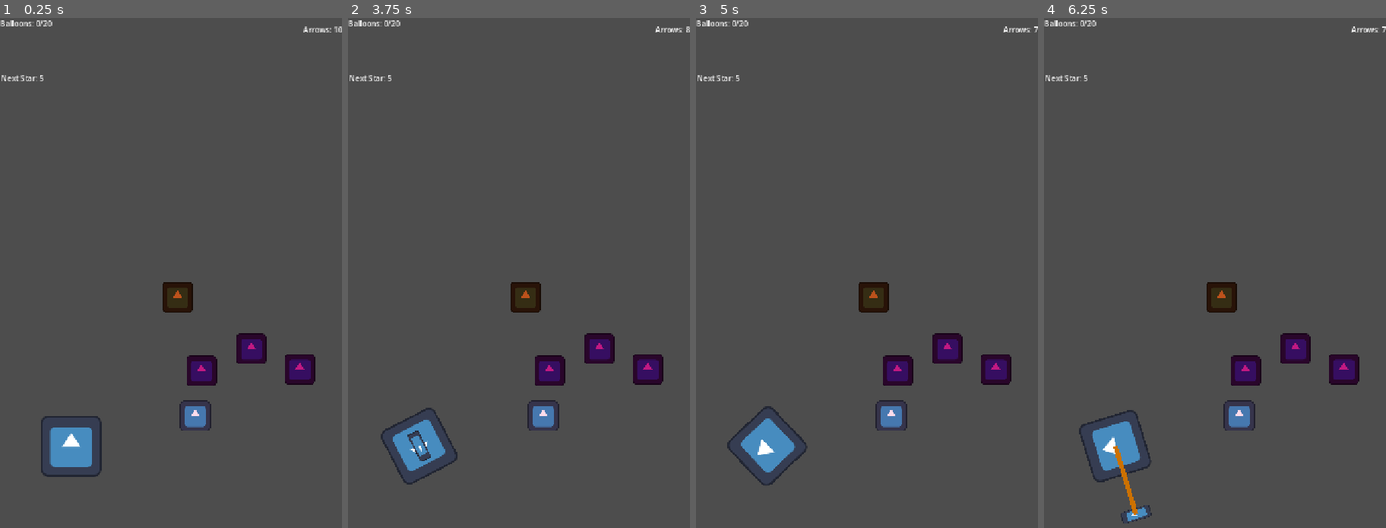
Above: before the commit, frames 1-4 (left to right).
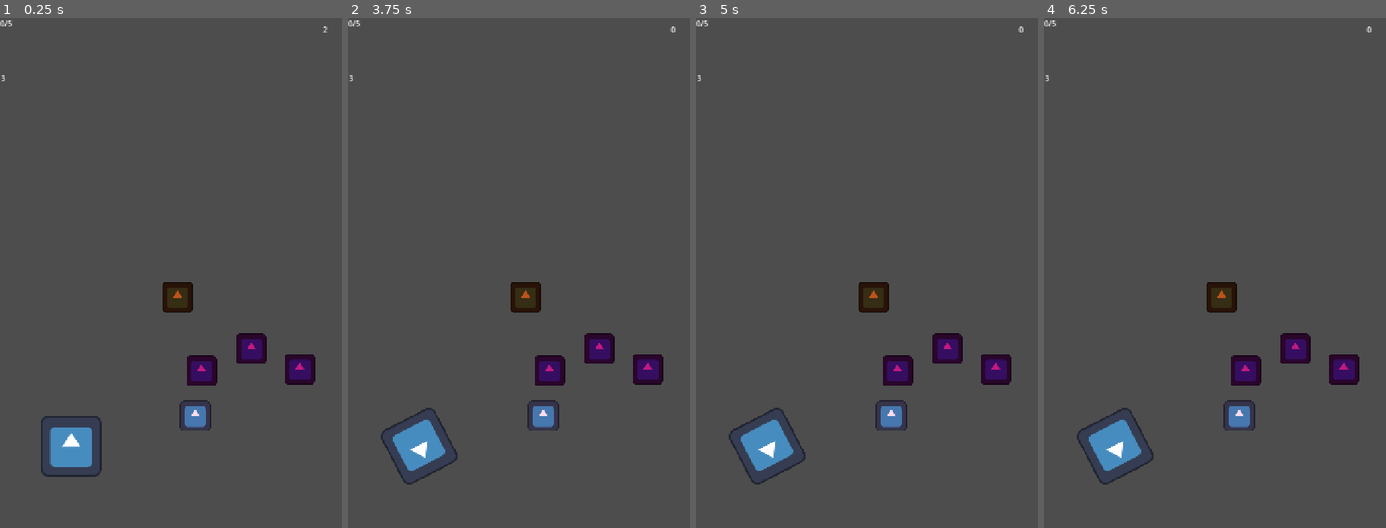
Above: after the commit, the same moments.

Repository: rizayuksel/pop-a-pop
Game: Godot game, scene res://scenes/level_1.tscn
Two runs of this game, one before a commit and one after it. Both use one fixed random seed, a clock stepped at 60 frames per second and the inputs below. Before the commit the project starts from res://scenes/main.tscn. The engine's default icon, where the game draws it, is replaced by a stand-in: a white triangle on a blue panel in a dark square.
Inputs (mouse positions are in pixels of both pictures, inside the frame that each line leads up to):
- Up to frame 1 (0.25 s): no input
- Up to frame 2 (3.75 s): tap Enter at 0.5, 2.75 s; move the mouse to (594, 293) at 0.52 s; click (594, 293) at 0.67 s; tap Space at 1.25 s; drag from (450, 354) to (597, 349) at 1.27 s; move the mouse to (553, 186) at 2.02 s; click (553, 186) at 2.17 s; drag from (501, 446) to (648, 369) at 2.77 s; move the mouse to (621, 415) at 3.52 s; click (621, 415) at 3.67 s
- Up to frame 3 (5 s): tap Space at 4.25 s; drag from (764, 232) to (897, 369) at 4.27 s
- Up to frame 4 (6.25 s): move the mouse to (1232, 324) at 5.02 s; click (1232, 324) at 5.17 s; tap Enter at 5.75 s; drag from (1163, 171) to (1238, 415) at 5.77 s

The runs differ from the first frame. In frame 1, 0.3% of the frame differs, in the area x 0-100%, y 0-13%; in frame 2, 0.4%; in frame 3, 1.0%; in frame 4, 1.2%, in the area x 0-100%, y 0-100%.

Commit message:
Fix UI panel overlap bug and add level navigation buttons

Diff:
--- a/scenes/main.tscn
+++ b/scenes/level_1.tscn
@@ -2,6 +2,7 @@
 
 [ext_resource type="Texture2D" uid="uid://dgcweuwinft2x" path="res://icon.svg" id="1_0wfyh"]
 [ext_resource type="Script" uid="uid://dbbm5rofm4i45" path="res://scripts/main.gd" id="1_sugp2"]
+[ext_resource type="PackedScene" uid="uid://hho1410i6hrc" path="res://scenes/level_2.tscn" id="2_15mv3"]
 [ext_resource type="Script" uid="uid://nvvsupnkt362" path="res://scripts/bow.gd" id="3_jyhfs"]
 [ext_resource type="PackedScene" uid="uid://bw8n28q6u2mbb" path="res://scenes/balloon.tscn" id="4_jyhfs"]
 [ext_resource type="PackedScene" uid="uid://cluocltwlltwx" path="res://scenes/ice_balloon.tscn" id="5_tefeu"]
@@ -10,6 +11,8 @@
 
 [node name="Main" type="Node2D" unique_id=202816392]
 script = ExtResource("1_sugp2")
+level_arrows = 2
+next_level_scene = ExtResource("2_15mv3")
 
 [node name="Bow" type="Sprite2D" parent="." unique_id=1068517331]
 position = Vector2(150, 900)
--- /dev/null
+++ b/scenes/level_2.tscn
@@ -0,0 +1,44 @@
+[gd_scene format=3 uid="uid://hho1410i6hrc"]
+
+[ext_resource type="Script" uid="uid://dbbm5rofm4i45" path="res://scripts/main.gd" id="1_y0kc7"]
+[ext_resource type="Texture2D" uid="uid://dgcweuwinft2x" path="res://icon.svg" id="2_ne2mo"]
+[ext_resource type="Script" uid="uid://nvvsupnkt362" path="res://scripts/bow.gd" id="3_6cvei"]
+[ext_resource type="PackedScene" uid="uid://bw8n28q6u2mbb" path="res://scenes/balloon.tscn" id="4_que50"]
+[ext_resource type="PackedScene" uid="uid://cluocltwlltwx" path="res://scenes/ice_balloon.tscn" id="5_hey2k"]
+[ext_resource type="PackedScene" uid="uid://b5l6ipxxfj30s" path="res://scenes/fire_balloon.tscn" id="6_172wr"]
+[ext_resource type="PackedScene" uid="uid://32p7ysxh4omg" path="res://scenes/ui.tscn" id="7_g2hoc"]
+
+[node name="Main" type="Node2D" unique_id=202816392]
+script = ExtResource("1_y0kc7")
+level_arrows = 2
+
+[node name="Bow" type="Sprite2D" parent="." unique_id=1068517331]
+position = Vector2(150, 900)
+texture = ExtResource("2_ne2mo")
+script = ExtResource("3_6cvei")
+
+[node name="LoadedArrow" type="Sprite2D" parent="Bow" unique_id=1477529943]
+visible = false
+position = Vector2(39, -24)
+scale = Vector2(0.2, 0.5)
+texture = ExtResource("2_ne2mo")
+
+[node name="Balloon" parent="." unique_id=1069062386 instance=ExtResource("4_que50")]
+position = Vector2(319, 436)
+
+[node name="Balloon3" parent="." unique_id=580813185 instance=ExtResource("4_que50")]
+position = Vector2(377, 444)
+
+[node name="Balloon2" parent="." unique_id=1234750033 instance=ExtResource("4_que50")]
+position = Vector2(256, 422)
+
+[node name="RubberBand" type="Line2D" parent="." unique_id=918229744]
+default_color = Color(0.7993065, 0.44433373, 0, 1)
+
+[node name="Balloon4" parent="." unique_id=1016218466 instance=ExtResource("5_hey2k")]
+position = Vector2(145, 125)
+
+[node name="Balloon5" parent="." unique_id=1097028430 instance=ExtResource("6_172wr")]
+position = Vector2(308, 527)
+
+[node name="UI" parent="." unique_id=1367951368 instance=ExtResource("7_g2hoc")]
--- /dev/null
+++ b/scenes/level_3.tscn
@@ -0,0 +1,44 @@
+[gd_scene format=3 uid="uid://dguq3upfudmdx"]
+
+[ext_resource type="Script" uid="uid://dbbm5rofm4i45" path="res://scripts/main.gd" id="1_hhfj6"]
+[ext_resource type="Texture2D" uid="uid://dgcweuwinft2x" path="res://icon.svg" id="2_wae8j"]
+[ext_resource type="Script" uid="uid://nvvsupnkt362" path="res://scripts/bow.gd" id="3_ha73p"]
+[ext_resource type="PackedScene" uid="uid://bw8n28q6u2mbb" path="res://scenes/balloon.tscn" id="4_vcx5n"]
+[ext_resource type="PackedScene" uid="uid://cluocltwlltwx" path="res://scenes/ice_balloon.tscn" id="5_56dhn"]
+[ext_resource type="PackedScene" uid="uid://b5l6ipxxfj30s" path="res://scenes/fire_balloon.tscn" id="6_ax3dk"]
+[ext_resource type="PackedScene" uid="uid://32p7ysxh4omg" path="res://scenes/ui.tscn" id="7_q2dsb"]
+
+[node name="Main" type="Node2D" unique_id=202816392]
+script = ExtResource("1_hhfj6")
+level_arrows = 2
+
+[node name="Bow" type="Sprite2D" parent="." unique_id=1068517331]
+position = Vector2(150, 900)
+texture = ExtResource("2_wae8j")
+script = ExtResource("3_ha73p")
+
+[node name="LoadedArrow" type="Sprite2D" parent="Bow" unique_id=1477529943]
+visible = false
+position = Vector2(39, -24)
+scale = Vector2(0.2, 0.5)
+texture = ExtResource("2_wae8j")
+
+[node name="Balloon" parent="." unique_id=1069062386 instance=ExtResource("4_vcx5n")]
+position = Vector2(529, 696)
+
+[node name="Balloon3" parent="." unique_id=580813185 instance=ExtResource("4_vcx5n")]
+position = Vector2(631, 738)
+
+[node name="Balloon2" parent="." unique_id=1234750033 instance=ExtResource("4_vcx5n")]
+position = Vector2(424, 742)
+
+[node name="RubberBand" type="Line2D" parent="." unique_id=918229744]
+default_color = Color(0.7993065, 0.44433373, 0, 1)
+
+[node name="Balloon4" parent="." unique_id=1016218466 instance=ExtResource("5_56dhn")]
+position = Vector2(411, 837)
+
+[node name="Balloon5" parent="." unique_id=1097028430 instance=ExtResource("6_ax3dk")]
+position = Vector2(374, 587)
+
+[node name="UI" parent="." unique_id=1367951368 instance=ExtResource("7_q2dsb")]
--- a/scenes/ui.tscn
+++ b/scenes/ui.tscn
@@ -44,3 +44,76 @@
 offset_top = 115.0
 offset_right = 42.0
 offset_bottom = 138.0
+
+[node name="GameOverPanel" type="Panel" parent="BaseControl" unique_id=335374873]
+visible = false
+layout_mode = 1
+anchors_preset = 8
+anchor_left = 0.5
+anchor_top = 0.5
+anchor_right = 0.5
+anchor_bottom = 0.5
+offset_left = -150.0
+offset_top = -100.0
+offset_right = 150.0
+offset_bottom = 100.0
+grow_horizontal = 2
+grow_vertical = 2
+
+[node name="RestartButton" type="Button" parent="BaseControl/GameOverPanel" unique_id=887930020]
+layout_mode = 1
+anchors_preset = 8
+anchor_left = 0.5
+anchor_top = 0.5
+anchor_right = 0.5
+anchor_bottom = 0.5
+offset_left = -56.0
+offset_top = -21.0
+offset_right = 56.0
+offset_bottom = 21.0
+grow_horizontal = 2
+grow_vertical = 2
+theme_override_font_sizes/font_size = 24
+text = "↻ Restart"
+
+[node name="LevelCompletePanel" type="Panel" parent="BaseControl" unique_id=143146671]
+visible = false
+layout_mode = 1
+anchors_preset = 8
+anchor_left = 0.5
+anchor_top = 0.5
+anchor_right = 0.5
+anchor_bottom = 0.5
+offset_left = -150.0
+offset_top = -100.0
+offset_right = 150.0
+offset_bottom = 100.0
+grow_horizontal = 2
+grow_vertical = 2
+
+[node name="HBoxContainer" type="HBoxContainer" parent="BaseControl/LevelCompletePanel" unique_id=2106383715]
+layout_mode = 1
+anchors_preset = 8
+anchor_left = 0.5
+anchor_top = 0.5
+anchor_right = 0.5
+anchor_bottom = 0.5
+offset_left = -20.0
+offset_top = -20.0
+offset_right = 230.0
+offset_bottom = 30.0
+grow_horizontal = 2
+grow_vertical = 2
+
+[node name="NextLevelButton" type="Button" parent="BaseControl/LevelCompletePanel/HBoxContainer" unique_id=2070421084]
+layout_mode = 2
+theme_override_font_sizes/font_size = 24
+text = "➔"
+
+[node name="HomeButton" type="Button" parent="BaseControl/LevelCompletePanel/HBoxContainer" unique_id=484826141]
+layout_mode = 2
+text = "⌂"
+
+[node name="SuccessRestartButton" type="Button" parent="BaseControl/LevelCompletePanel/HBoxContainer" unique_id=2065967444]
+layout_mode = 2
+text = "↻"
--- a/scripts/fire_balloon.gd
+++ b/scripts/fire_balloon.gd
@@ -18,8 +18,24 @@
 	for target_balloon in all_balloons:
 		if target_balloon != self and is_instance_valid(target_balloon):
 			if global_position.distance_to(target_balloon.global_position) <= explosion_radius:
-				_update_ui_score()
-				target_balloon.queue_free()
+				if target_balloon.has_node("IceBarrier"):
+					_unfreeze_balloon(target_balloon)
+				else:
+					_update_ui_score()
+					target_balloon.queue_free()
+
+func _unfreeze_balloon(balloon):
+	var ice_barrier = balloon.get_node_or_null("IceBarrier")
+	if ice_barrier:
+		ice_barrier.queue_free()
+
+	balloon.modulate = Color(1, 1, 1, 1)
+	balloon.set_physics_process(true)
+	balloon.set_process(true)
+
+	if balloon is Area2D:
+		balloon.set_deferred("monitoring", true)
+		balloon.set_deferred("monitorable", true)
 
 func spawn_explosion_effect():
 	var effect = EXPLOSION_SCENE.instantiate()
--- a/scripts/ice_balloon.gd
+++ b/scripts/ice_balloon.gd
@@ -34,6 +34,7 @@
 					target_balloon.set_deferred("monitorable", false)
 
 				var static_body = StaticBody2D.new()
+				static_body.name = "IceBarrier"
 				static_body.collision_layer = 1
 				static_body.collision_mask = 1
 
--- a/scripts/main.gd
+++ b/scripts/main.gd
@@ -1,13 +1,35 @@
 extends Node2D
+
+@export var level_arrows: int = 5
+@export var first_star_target: int = 3
+@export var next_level_scene: PackedScene
 
 @onready var ui = $UI
 @onready var bow = $Bow
 
 func _ready():
 	bow.arrow_shot.connect(_on_bow_arrow_shot)
+	ui.next_level_requested.connect(_on_next_level_requested)
+	ui.level_completed.connect(_on_level_completed) # Yeni sinyali bağladık
+
+	var balloon_count = get_tree().get_nodes_in_group("balloons").size()
+	ui.setup_level(balloon_count, level_arrows, first_star_target)
+
 	bow.is_active = ui.arrows_left > 0
 
 func _on_bow_arrow_shot():
 	ui.use_arrow()
 	if ui.arrows_left <= 0:
 		bow.is_active = false
+
+		# Wait 5 seconds for high-angle shots to land
+		await get_tree().create_timer(5.0).timeout
+
+		ui.show_game_over()
+
+func _on_next_level_requested():
+	if next_level_scene != null:
+		get_tree().change_scene_to_packed(next_level_scene)
+
+func _on_level_completed():
+	bow.is_active = false
--- a/scripts/ui.gd
+++ b/scripts/ui.gd
@@ -1,30 +1,51 @@
 extends CanvasLayer
+
+signal next_level_requested
+signal level_completed # Yöneticimize oyunun kazanıldığını haber vermek için
 
 @onready var arrows_label = $BaseControl/ArrowsLabel
 @onready var level_progress_label = $BaseControl/LevelProgressLabel
 @onready var star_progress_label = $BaseControl/StarProgressLabel
-@onready var next_arrow_icon = $BaseControl/NextArrowIcon
 
-var arrows_left = 10
+@onready var game_over_panel = $BaseControl/GameOverPanel
+@onready var restart_button = $BaseControl/GameOverPanel/RestartButton
+
+@onready var level_complete_panel = $BaseControl/LevelCompletePanel
+@onready var home_button = $BaseControl/LevelCompletePanel/HBoxContainer/HomeButton
+@onready var success_restart_button = $BaseControl/LevelCompletePanel/HBoxContainer/SuccessRestartButton
+@onready var next_level_button = $BaseControl/LevelCompletePanel/HBoxContainer/NextLevelButton
+
+var arrows_left = 0
 var popped_balloons = 0
-var total_balloons = 20
-var next_star_target = 5
+var total_balloons = 0
+var next_star_target = 0
+var is_level_finished = false # Oyunun bitip bitmediğini takip eden şalter
 
 func _ready():
-	update_ui()
+	restart_button.pressed.connect(_on_restart_pressed)
+	next_level_button.pressed.connect(_on_next_level_pressed)
+	success_restart_button.pressed.connect(_on_restart_pressed)
+	home_button.pressed.connect(_on_home_pressed)
 
-func setup_level(total, arrows, first_star_target):
+func setup_level(total: int, arrows: int, star_target: int):
 	total_balloons = total
 	arrows_left = arrows
-	next_star_target = first_star_target
+	next_star_target = star_target
 	popped_balloons = 0
+	is_level_finished = false
 	update_ui()
 
 func add_popped_balloon():
+	if is_level_finished:
+		return
+
 	popped_balloons += 1
 	update_ui()
 
-func use_arrow():
+	if popped_balloons >= total_balloons:
+		show_level_complete()
+
+func use_arrow() -> bool:
 	if arrows_left > 0:
 		arrows_left -= 1
 		update_ui()
@@ -32,11 +53,31 @@
 	return false
 
 func update_ui():
-	arrows_label.text = "Arrows: " + str(arrows_left)
-	level_progress_label.text = "Balloons: " + str(popped_balloons) + "/" + str(total_balloons)
+	arrows_label.text = str(arrows_left)
+	level_progress_label.text = str(popped_balloons) + "/" + str(total_balloons)
 
 	var to_next_star = next_star_target - popped_balloons
 	if to_next_star > 0:
-		star_progress_label.text = "Next Star: " + str(to_next_star)
+		star_progress_label.text = str(to_next_star)
 	else:
-		star_progress_label.text = "Max Stars!"
+		star_progress_label.text = "★"
+
+func show_game_over():
+	if not is_level_finished:
+		is_level_finished = true
+		game_over_panel.visible = true
+
+func show_level_complete():
+	if not is_level_finished:
+		is_level_finished = true
+		level_complete_panel.visible = true
+		level_completed.emit()
+
+func _on_restart_pressed():
+	get_tree().reload_current_scene()
+
+func _on_next_level_pressed():
+	next_level_requested.emit()
+
+func _on_home_pressed():
+	print("Home menu will be loaded here!")
